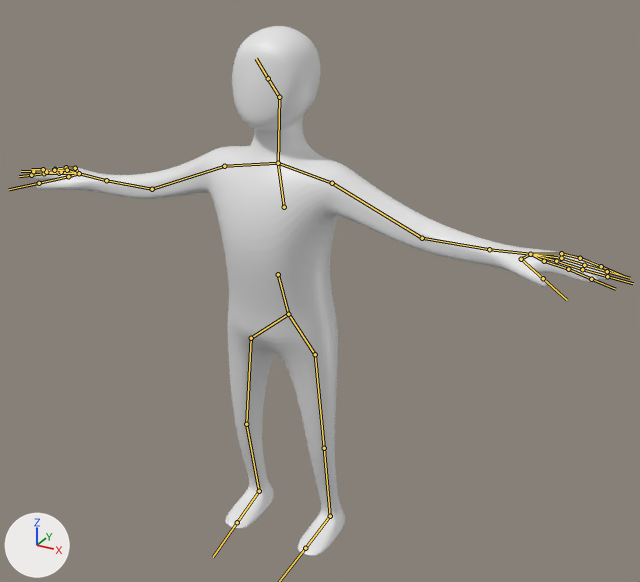
The FBX model IndieGameUnity/Assets/Models/characters/animatedNEW/animatedBody3.fbx, before and after one commit.
Camera for both pictures: a 50 mm camera at (6.77, -11.02, 4.68) aimed at (0.79, -0.14, -0.76). Arrows for +X, +Y and +Z are at lower left; the lights stay in place. The bones that bend it are drawn over the model as lines.
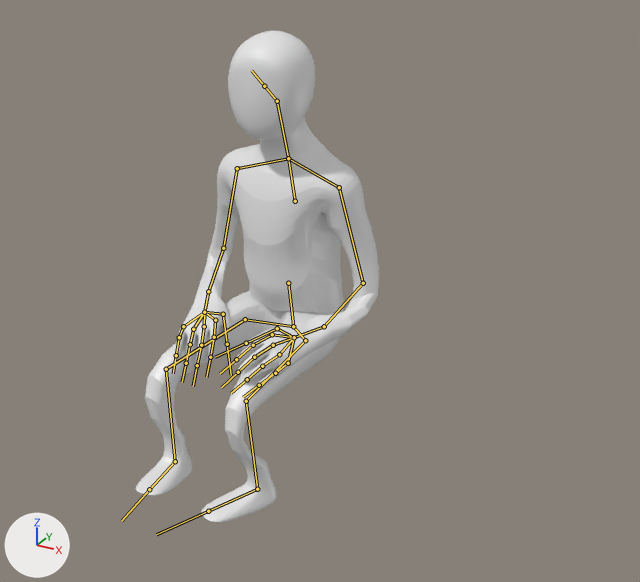
The newer file adds an action. The first version stands in its rest pose; the second is drawn at frame 2 of the action 'armature|BitchSitTurnAndStayCAMP.001'.

Where the change shows, as pixel boxes (x1, y1, x2, y2) in the pictures (640 x 582 px):
'Cube', posed (58% narrower, 7% shorter)
    before: (29, 26, 611, 556)
    after: (136, 31, 379, 523)
bone 'lowerbody', root to tip
    before: (278, 274) to (288, 314)
    after: (288, 283) to (293, 326)
bone 'Bone.040', root to tip
    before: (288, 314) to (315, 354)
    after: (293, 326) to (305, 340)
bone 'Bone.042', root to tip
    before: (324, 448) to (330, 516)
    after: (246, 401) to (257, 489)
bone 'Bone.044', root to tip
    before: (288, 314) to (251, 338)
    after: (293, 326) to (245, 319)
bone 'Bone.046', root to tip
    before: (246, 424) to (259, 491)
    after: (166, 369) to (175, 461)
bone 'upperbody', root to tip
    before: (284, 207) to (278, 163)
    after: (295, 201) to (288, 158)
bone 'Bone.002', root to tip
    before: (278, 163) to (224, 166)
    after: (288, 158) to (237, 168)
bone 'Bone.003', root to tip
    before: (224, 166) to (152, 189)
    after: (237, 168) to (223, 248)
bone 'Bone.004', root to tip
    before: (152, 189) to (106, 180)
    after: (223, 248) to (208, 291)
bone 'Bone.005', root to tip
    before: (106, 180) to (79, 173)
    after: (208, 291) to (204, 312)
bone 'Bone.006', root to tip
    before: (79, 173) to (75, 168)
    after: (204, 312) to (183, 326)
bone 'Bone.019', root to tip
    before: (66, 167) to (55, 169)
    after: (179, 337) to (176, 355)
bone 'Bone.007', root to tip
    before: (79, 173) to (68, 176)
    after: (204, 312) to (223, 314)
bone 'Bone.008', root to tip
    before: (68, 176) to (39, 183)
    after: (223, 314) to (227, 344)
bone 'Bone.009', root to tip
    before: (79, 173) to (59, 173)
    after: (204, 312) to (215, 320)
bone 'Bone.010', root to tip
    before: (59, 173) to (44, 173)
    after: (215, 320) to (214, 337)
bone 'Bone.011', root to tip
    before: (44, 173) to (31, 175)
    after: (214, 337) to (210, 357)
bone 'Bone.012', root to tip
    before: (79, 173) to (61, 172)
    after: (204, 312) to (204, 326)
bone 'Bone.013', root to tip
    before: (61, 172) to (46, 172)
    after: (204, 326) to (201, 345)
bone 'Bone.014', root to tip
    before: (46, 172) to (33, 171)
    after: (201, 345) to (197, 365)
bone 'Bone.017', root to tip
    before: (54, 170) to (43, 169)
    after: (190, 344) to (186, 363)
bone 'Bone.020', root to tip
    before: (278, 163) to (332, 183)
    after: (288, 158) to (339, 187)
bone 'Bone.021', root to tip
    before: (332, 183) to (422, 238)
    after: (339, 187) to (363, 283)
bone 'Bone.022', root to tip
    before: (422, 238) to (489, 249)
    after: (363, 283) to (324, 326)
bone 'Bone.023', root to tip
    before: (489, 249) to (530, 254)
    after: (324, 326) to (294, 337)
bone 'Bone.024', root to tip
    before: (530, 254) to (561, 253)
    after: (294, 337) to (288, 363)
bone 'Bone.025', root to tip
    before: (561, 253) to (580, 258)
    after: (288, 363) to (275, 373)
bone 'Bone.026', root to tip
    before: (580, 258) to (601, 266)
    after: (275, 373) to (259, 385)
bone 'Bone.027', root to tip
    before: (530, 254) to (521, 259)
    after: (294, 337) to (277, 328)
bone 'Bone.028', root to tip
    before: (521, 259) to (543, 278)
    after: (277, 328) to (246, 343)
bone 'Bone.030', root to tip
    before: (544, 261) to (568, 269)
    after: (272, 334) to (253, 345)
bone 'Bone.031', root to tip
    before: (568, 269) to (591, 279)
    after: (253, 345) to (236, 359)
bone 'Bone.032', root to tip
    before: (530, 254) to (556, 261)
    after: (294, 337) to (273, 345)
bone 'Bone.033', root to tip
    before: (556, 261) to (582, 269)
    after: (273, 345) to (254, 357)
bone 'Bone.034', root to tip
    before: (582, 269) to (607, 276)
    after: (254, 357) to (238, 372)
bone 'Bone.036', root to tip
    before: (561, 258) to (584, 265)
    after: (279, 354) to (262, 366)
bone 'Bone.037', root to tip
    before: (584, 265) to (607, 271)
    after: (262, 366) to (247, 379)
bone 'Bone', root to tip
    before: (278, 163) to (279, 97)
    after: (288, 158) to (277, 101)
bone 'Bone.001', root to tip
    before: (279, 97) to (268, 78)
    after: (277, 101) to (264, 86)

The edits, one by one:
Bone 'lowerbody' (bone_lowerbody) moves from (0.0, 0.0, 0.0) to (0.0, 0.36, 0.2).
Bone 'lowerbody' (bone_lowerbody) turns from (0, 0, 0) to (-10, 1, 1) degrees about its own x, y and z.
Bone 'Bone.040' (bone_bone_040) turns from (0, 0, 0) to (-63, -50, 21) degrees about its own x, y and z.
Bone 'Bone.042' (bone_bone_042) turns from (0, 0, 0) to (76, -2, 30) degrees about its own x, y and z.
Bone 'Bone.044' (bone_bone_044) turns from (0, 0, 0) to (-41, 60, 6) degrees about its own x, y and z.
Bone 'Bone.046' (bone_bone_046) turns from (0, 0, 0) to (57, 13, -38) degrees about its own x, y and z.
Bone 'upperbody' (bone_upperbody) moves from (0.0, 0.0, 0.0) to (0.0, -0.07, -0.32).
Bone 'upperbody' (bone_upperbody) turns from (0, 0, 0) to (1, 0, 0) degrees about its own x, y and z.
Bone 'Bone.002' (bone_bone_002) turns from (0, 0, 0) to (5, 0, -4) degrees about its own x, y and z.
Bone 'Bone.003' (bone_bone_003) turns from (0, 0, 0) to (40, 1, -23) degrees about its own x, y and z.
Bone 'Bone.004' (bone_bone_004) turns from (0, 0, 0) to (-14, -38, -76) degrees about its own x, y and z.
Bone 'Bone.005' (bone_bone_005) turns from (0, 0, 0) to (-8, -48, -9) degrees about its own x, y and z.
Bone 'Bone.006' (bone_bone_006) turns from (0, 0, 0) to (-2, 2, 1) degrees about its own x, y and z.
Bone 'Bone.019' (bone_bone_019) turns from (0, 0, 0) to (12, 0, -6) degrees about its own x, y and z.
Bone 'Bone.007' (bone_bone_007) turns from (0, 0, 0) to (17, 6, 9) degrees about its own x, y and z.
Bone 'Bone.008' (bone_bone_008) turns from (0, 0, 0) to (10, 3, 0) degrees about its own x, y and z.
Bone 'Bone.009' (bone_bone_009) turns from (0, 0, 0) to (-2, 0, 2) degrees about its own x, y and z.
Bone 'Bone.010' (bone_bone_010) turns from (0, 0, 0) to (5, -1, -2) degrees about its own x, y and z.
Bone 'Bone.011' (bone_bone_011) turns from (0, 0, 0) to (36, -9, -18) degrees about its own x, y and z.
Bone 'Bone.012' (bone_bone_012) turns from (0, 0, 0) to (-3, 1, 2) degrees about its own x, y and z.
Bone 'Bone.013' (bone_bone_013) turns from (0, 0, 0) to (6, -3, -3) degrees about its own x, y and z.
Bone 'Bone.014' (bone_bone_014) turns from (0, 0, 0) to (43, -7, -24) degrees about its own x, y and z.
Bone 'Bone.017' (bone_bone_017) turns from (0, 0, 0) to (48, -10, -27) degrees about its own x, y and z.
Bone 'Bone.020' (bone_bone_020) turns from (0, 0, 0) to (7, -1, 6) degrees about its own x, y and z.
Bone 'Bone.021' (bone_bone_021) turns from (0, 0, 0) to (42, -2, 18) degrees about its own x, y and z.
Bone 'Bone.022' (bone_bone_022) turns from (0, 0, 0) to (-28, 65, 54) degrees about its own x, y and z.
Bone 'Bone.023' (bone_bone_023) turns from (0, 0, 0) to (-20, 3, -2) degrees about its own x, y and z.
Bone 'Bone.024' (bone_bone_024) turns from (0, 0, 0) to (10, -20, 3) degrees about its own x, y and z.
Bone 'Bone.025' (bone_bone_025) turns from (0, 0, 0) to (7, -2, 4) degrees about its own x, y and z.
Bone 'Bone.026' (bone_bone_026) turns from (0, 0, 0) to (11, -1, 7) degrees about its own x, y and z.
Bone 'Bone.027' (bone_bone_027) turns from (0, 0, 0) to (-13, -16, -18) degrees about its own x, y and z.
Bone 'Bone.028' (bone_bone_028) turns from (0, 0, 0) to (-8, -15, 1) degrees about its own x, y and z.
Bone 'Bone.030' (bone_bone_030) turns from (0, 0, 0) to (3, 4, 6) degrees about its own x, y and z.
Bone 'Bone.031' (bone_bone_031) turns from (0, 0, 0) to (7, 1, 3) degrees about its own x, y and z.
Bone 'Bone.032' (bone_bone_032) turns from (0, 0, 0) to (-4, -1, -4) degrees about its own x, y and z.
Bone 'Bone.033' (bone_bone_033) turns from (0, 0, 0) to (4, -1, 2) degrees about its own x, y and z.
Bone 'Bone.034' (bone_bone_034) turns from (0, 0, 0) to (15, -3, 8) degrees about its own x, y and z.
Bone 'Bone.036' (bone_bone_036) turns from (0, 0, 0) to (3, -1, 4) degrees about its own x, y and z.
Bone 'Bone.037' (bone_bone_037) turns from (0, 0, 0) to (16, -4, 17) degrees about its own x, y and z.
Bone 'Bone' (bone_bone) turns from (0, 0, 0) to (0, 1, -20) degrees about its own x, y and z.
Bone 'Bone.001' (bone_bone_001) turns from (0, 0, 0) to (-2, 0, 13) degrees about its own x, y and z.
